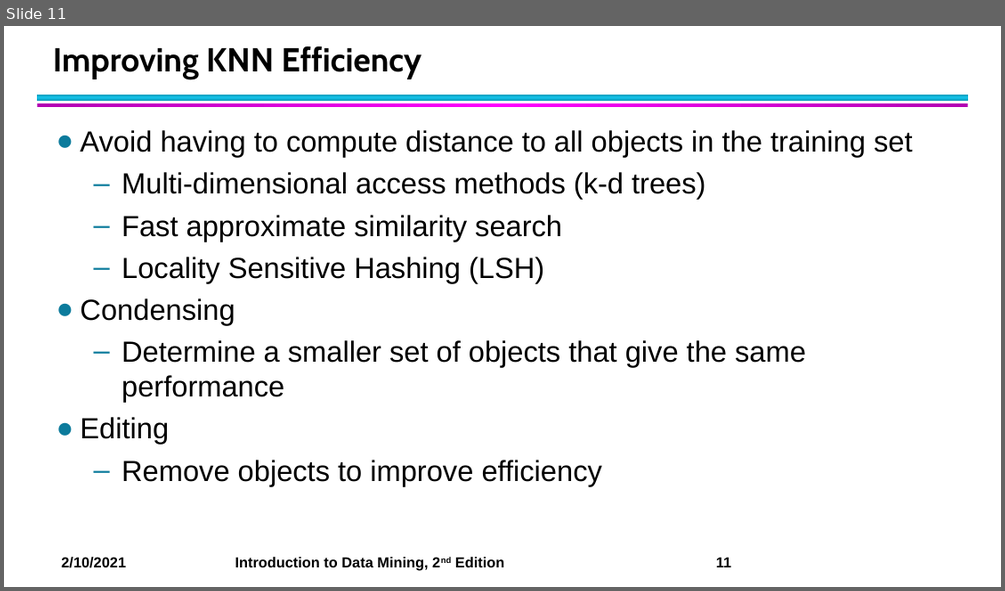
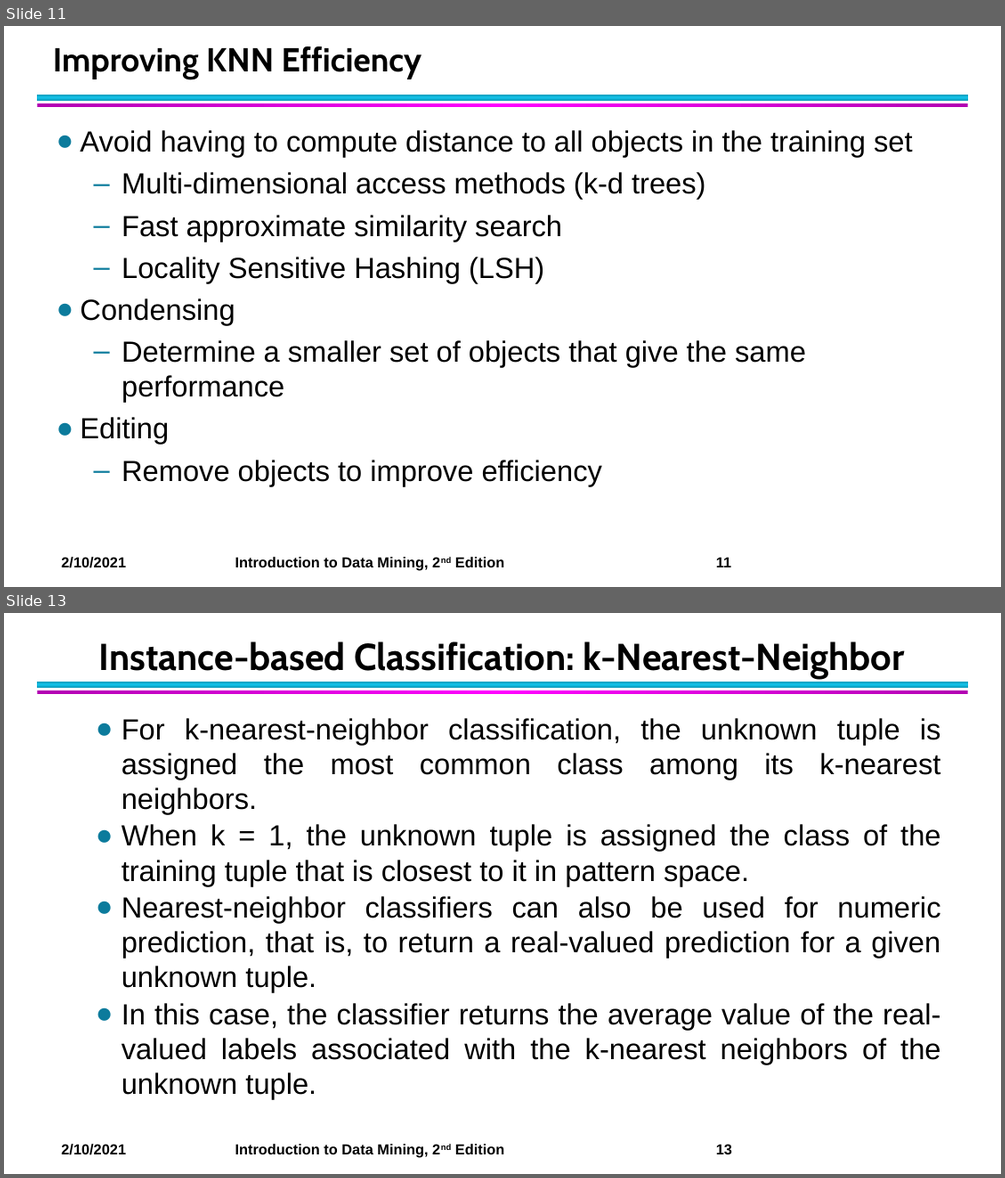
Before and after one commit to skysumitkumar/Du_Mca, a slide deck: 3rd_semester/Data_Science_with_python/PPT/Unit_3/chap4_KNN.pptx. Shown one above the other, each under a label of ours: slide 11 before the commit, slides 11 and 13 after it; the slides between them are not shown. The pictures are 1005x591 and 1005x1178 pixels, drawn with LibreOffice and Linux fonts; fonts in the diff are those of the drawing. Boxes give left, top, right and bottom in pixels: in the first picture for what was removed or moved away, otherwise in the second. Text is boxed around its words. In the diff, an @@ line names an element or a change of style, - is before the commit and + after.

```diff
--- a/3rd_semester/Data_Science_with_python/PPT/Unit_3/chap4_KNN.pptx
+++ b/3rd_semester/Data_Science_with_python/PPT/Unit_3/chap4_KNN.pptx
@@ slide 13 added at [4,613,1001,1174], background #FFFFFF; not listed: 3 template elements that a slide beside it also shows @@
@@ title added at [99,641,905,679], 36 pt, text #000000, bold @@
+Instance-based Classification: k-Nearest-Neighbor
@@ text added at [121,718,941,1099], 28 pt, text #000000 @@
+● For k-nearest-neighbor classification, the unknown tuple is assigned the most common class among its k-nearest neighbors.
+● When k = 1, the unknown tuple is assigned the class of the training tuple that is closest to it in pattern space.
+● Nearest-neighbor classifiers can also be used for numeric prediction, that is, to return a real-valued prediction for a given unknown tuple.
+● In this case, the classifier returns the average value of the real-valued labels associated with the k-nearest neighbors of the unknown tuple.
```
Also in this commit, not shown: 3 other slides added, 7 other files.
